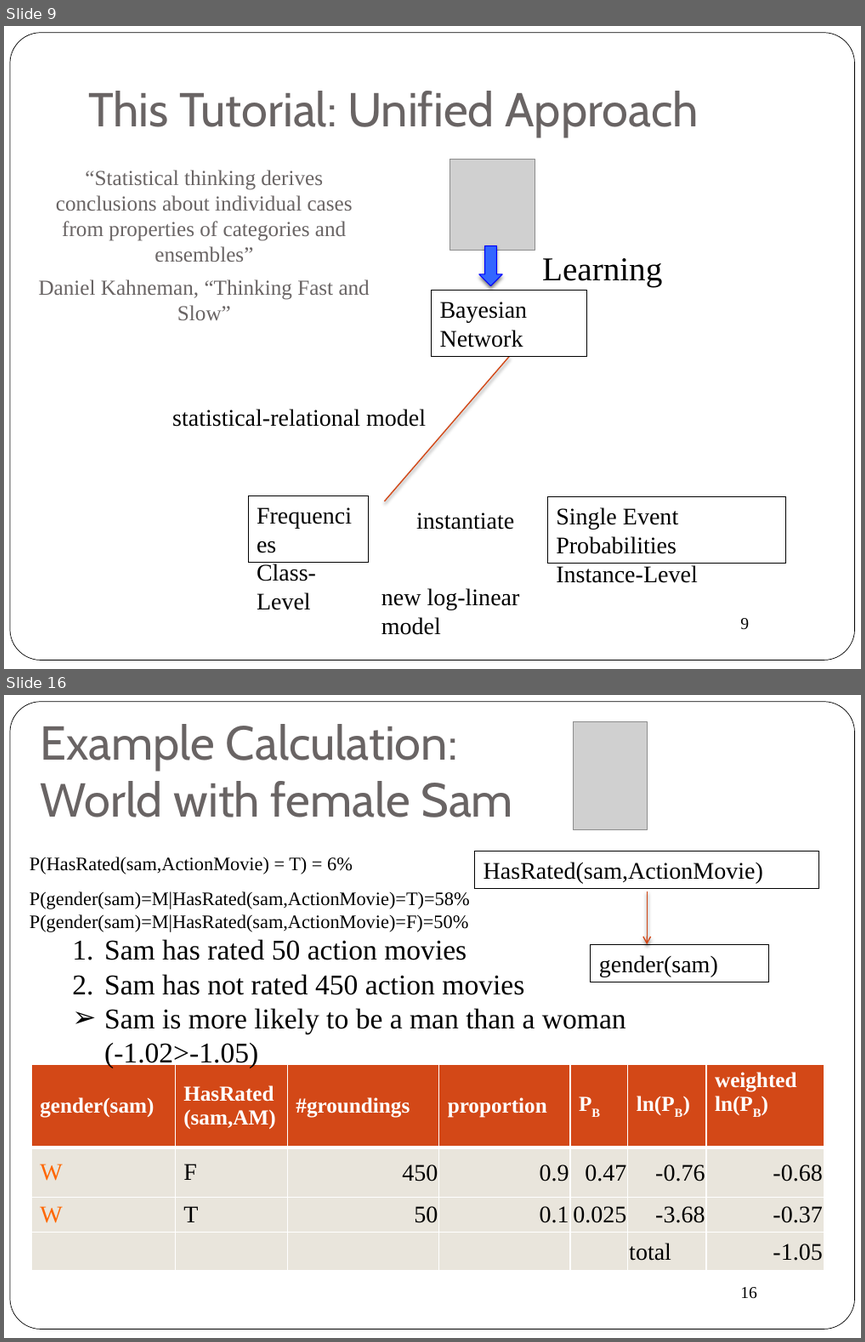
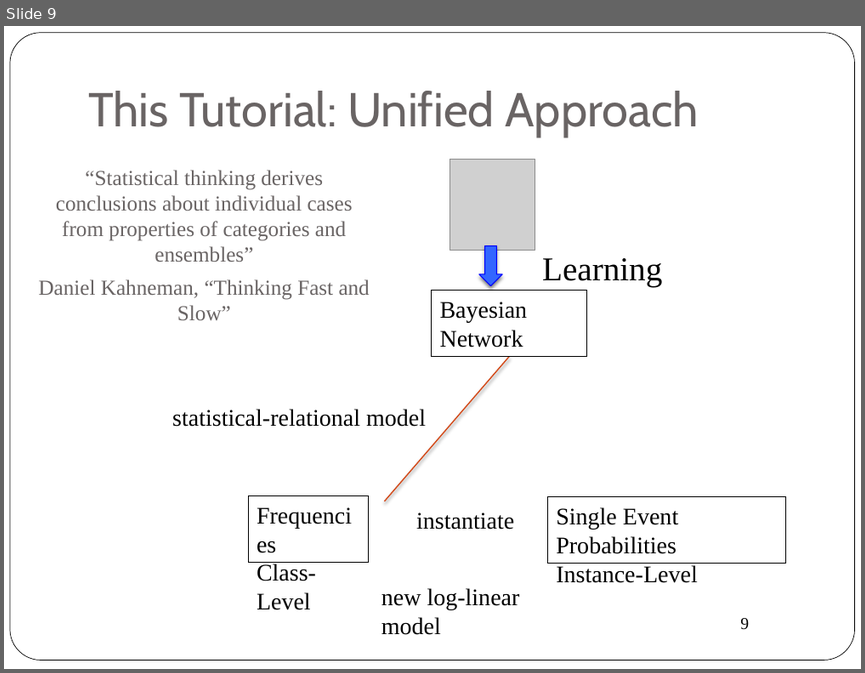
Before and after one commit to oschulte/srl-tutorial-slides, a slide deck: ch5-rel-bayes-net-classifier.pptx. Shown one above the other, each under a label of ours: slides 9 and 16 before the commit, slide 9 after it; the slides between them are not shown. The pictures are 865x1342 and 865x673 pixels, drawn with LibreOffice and Linux fonts; fonts in the diff are those of the drawing; grey boxes stand for pictures; background and template pictures are left out. Boxes give left, top, right and bottom in pixels: in the first picture for what was removed or moved away, otherwise in the second. Text is boxed around its words. In the diff, an @@ line names an element or a change of style, - is before the commit and + after.

```diff
--- a/ch5-rel-bayes-net-classifier.pptx
+++ b/ch5-rel-bayes-net-classifier.pptx
@@ slide 16 removed at (4, 695, 861, 1338), background #FFFFFF; not listed: 2 template elements that a slide beside it also shows @@
@@ title removed at (40, 724, 513, 817) @@
-Example Calculation:
-World with female Sam
@@ picture removed at (573, 721, 647, 829) @@
@@ text removed at (30, 857, 352, 874) @@
-P(HasRated(sam,ActionMovie) = T) = 6%
@@ rectangle removed at (474, 851, 819, 889) @@
-HasRated(sam,ActionMovie)
@@ text removed at (30, 891, 470, 932) @@
-P(gender(sam)=M|HasRated(sam,ActionMovie)=T)=58%
-P(gender(sam)=M|HasRated(sam,ActionMovie)=F)=50%
@@ arrow removed from (647, 891) to (647, 944) @@
@@ text removed at (104, 939, 626, 1068) @@
-  1. Sam has rated 50 action movies
-  2. Sam has not rated 450 action movies
-  ➢ Sam is more likely to be a man than a woman (-1.02>-1.05)
@@ rectangle removed at (590, 944, 768, 982) @@
-gender(sam)
@@ table removed at (31, 1064, 823, 1275), 4 rows, 7 columns @@
-gender(sam) | HasRated / (sam,AM) | #groundings | proportion | PB | ln(PB) | weighted / ln(PB)
-W | F | 450 | 0.9 | 0.47 | -0.76 | -0.68
-W | T | 50 | 0.1 | 0.025 | -3.68 | -0.37
- |  |  |  |  | total | -1.05
```
Also in this commit, not shown: 12 slides changed, 5 slides added, 8 other slides removed.
